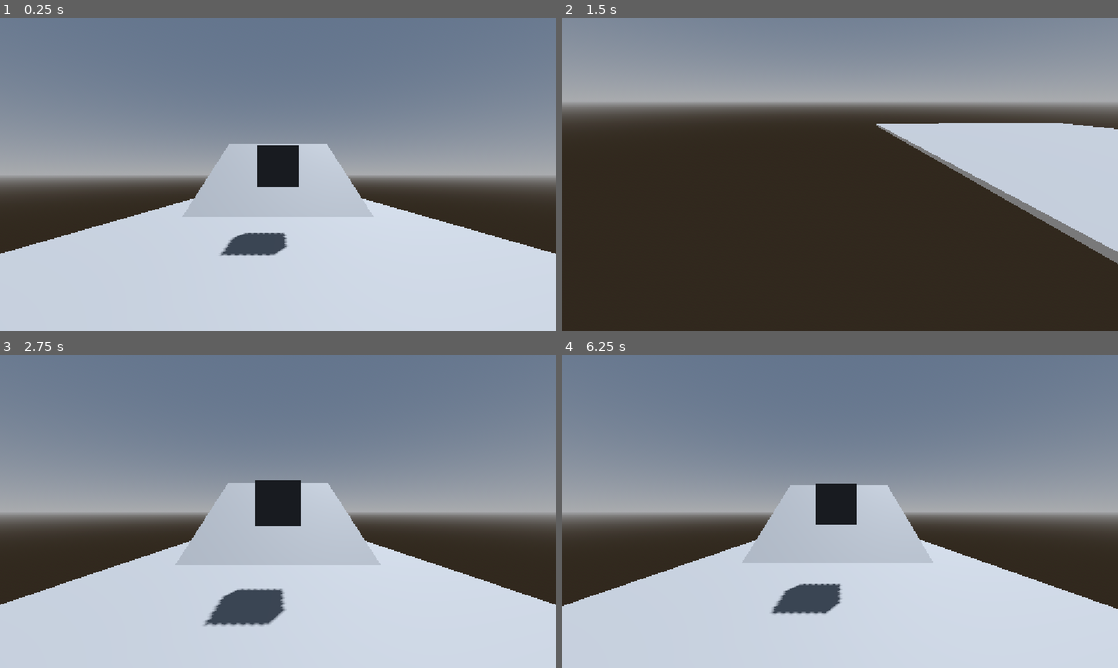
Above: before the commit, frames 1-4 (two rows, left to right).
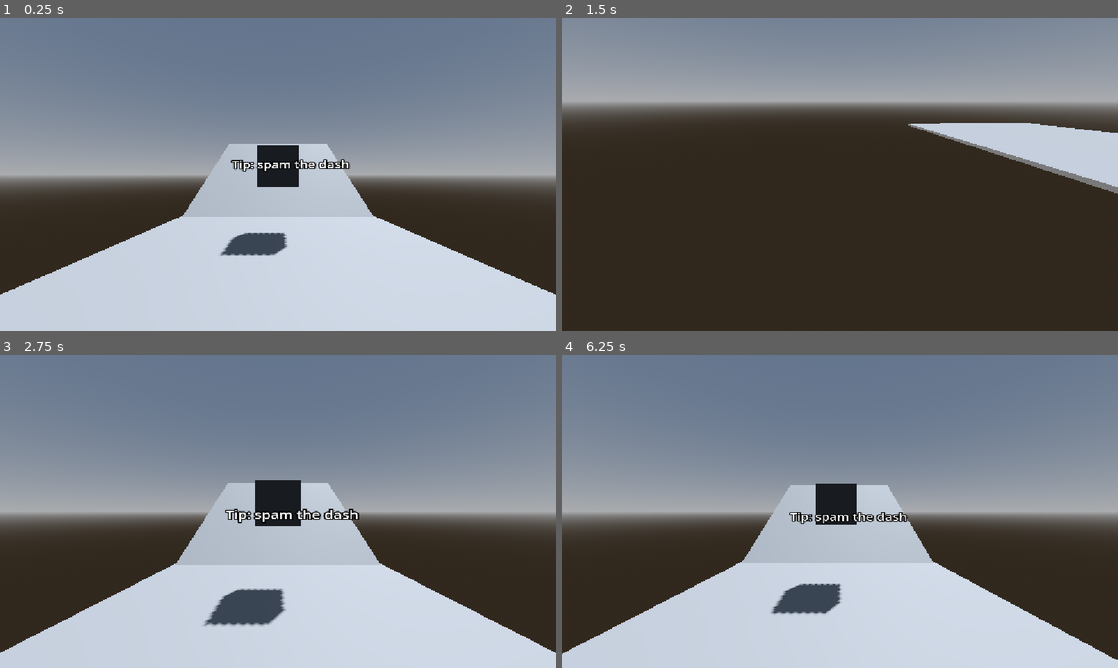
Above: after the commit, the same moments.

Repository: angrypig555/haven-game-2026
Game: Godot game, scene res://scenes/level3.tscn
Two runs of this game, one before a commit and one after it. Both use one fixed random seed, a clock stepped at 60 frames per second and the inputs below. This scene is started directly instead of the project's main scene.
Inputs (mouse positions are in pixels of both pictures, inside the frame that each line leads up to):
- Up to frame 1 (0.25 s): no input
- Up to frame 2 (1.5 s): tap Enter (ui_accept) at 0.5, 0.77 s; move the mouse to (962, 158) at 0.52 s; hold D (right_strafe) 0.53-1.28 s; tap Shift (dash) at 0.6, 1.35 s; click (962, 158) at 0.67 s; move the mouse to (812, 174) at 1.27 s; hold W (forward) from 1.28 s (still down)
- Up to frame 3 (2.75 s): keep holding W (forward); tap Enter (ui_accept) at 1.52 s; move the mouse to (289, 505) at 2.02 s; tap Shift (dash) at 2.1 s
- Up to frame 4 (6.25 s): move the mouse to (834, 517) at 2.77 s; tap Shift (dash) every 0.75 s from 2.85 to 5.85 s; tap Enter (ui_accept) at 3.02, 3.77, 4.52, 5, 6.02 s; move the mouse to (878, 514) at 3.52 s; move the mouse to (795, 508) at 4.27 s; move the mouse to (845, 511) at 5.02 s; move the mouse to (817, 505) at 5.77 s; release W (forward) at 5.78 s; hold D (right_strafe) from 5.78 s (still down)

The runs differ from the first frame. In frame 1, 6.3% of the frame differs, in the area x 0-100%, y 45-89%; in frame 2, 6.2%; in frame 3, 7.4%; in frame 4, 7.6%, in the area x 0-100%, y 50-98%.

Commit message:
ashdhahs

Diff:
--- /dev/null
+++ b/haven-2026/level4.tscn
@@ -0,0 +1,227 @@
+[gd_scene format=3 uid="uid://c2u2n03r4wo6v"]
+
+[ext_resource type="PackedScene" uid="uid://ceej0xbq7qsqx" path="res://scenes/player.tscn" id="1_7ln0b"]
+[ext_resource type="PackedScene" uid="uid://pxuus3v22yxr" path="res://scenes/box.tscn" id="2_gmhuy"]
+
+[sub_resource type="PlaneMesh" id="PlaneMesh_g1tnb"]
+
+[sub_resource type="ConcavePolygonShape3D" id="ConcavePolygonShape3D_pklw6"]
+data = PackedVector3Array(1, 0, 1, -1, 0, 1, 1, 0, -1, -1, 0, 1, -1, 0, -1, 1, 0, -1)
+
+[sub_resource type="GDScript" id="GDScript_bp1i4"]
+script/source = "extends Node3D
+@onready var player = get_node(\"../CharacterBody3D\")
+
+# Called when the node enters the scene tree for the first time.
+func _ready() -> void:
+	pass # Replace with function body.
+
+
+# Called every frame. 'delta' is the elapsed time since the previous frame.
+func _process(delta: float) -> void:
+	pass
+
+
+func _on_area_3d_body_shape_entered(body_rid: RID, body: Node3D, body_shape_index: int, local_shape_index: int) -> void:
+	get_tree().reload_current_scene()
+"
+
+[sub_resource type="BoxShape3D" id="BoxShape3D_bvvno"]
+
+[sub_resource type="BoxMesh" id="BoxMesh_b4lsh"]
+
+[sub_resource type="ConcavePolygonShape3D" id="ConcavePolygonShape3D_yxclo"]
+data = PackedVector3Array(1, 0, 1, -1, 0, 1, 1, 0, -1, -1, 0, 1, -1, 0, -1, 1, 0, -1)
+
+[sub_resource type="BoxShape3D" id="BoxShape3D_7ln0b"]
+
+[sub_resource type="BoxMesh" id="BoxMesh_fx4lf"]
+
+[sub_resource type="StandardMaterial3D" id="StandardMaterial3D_sx4db"]
+albedo_color = Color(0, 0, 1, 1)
+
+[sub_resource type="GDScript" id="GDScript_7lf1v"]
+script/source = "extends MeshInstance3D
+
+
+# Called when the node enters the scene tree for the first time.
+func _ready() -> void:
+	pass # Replace with function body.
+
+
+# Called every frame. 'delta' is the elapsed time since the previous frame.
+func _process(delta: float) -> void:
+	pass
+
+
+
+
+func _on_area_3d_body_shape_entered(body_rid: RID, body: Node3D, body_shape_index: int, local_shape_index: int) -> void:
+	print(\"next level\")
+	get_tree().change_scene_to_file(\"res://scenes/level2.tscn\")
+"
+
+[sub_resource type="ConcavePolygonShape3D" id="ConcavePolygonShape3D_dguho"]
+data = PackedVector3Array(-0.5, 0.5, 0.5, 0.5, 0.5, 0.5, -0.5, -0.5, 0.5, 0.5, 0.5, 0.5, 0.5, -0.5, 0.5, -0.5, -0.5, 0.5, 0.5, 0.5, -0.5, -0.5, 0.5, -0.5, 0.5, -0.5, -0.5, -0.5, 0.5, -0.5, -0.5, -0.5, -0.5, 0.5, -0.5, -0.5, 0.5, 0.5, 0.5, 0.5, 0.5, -0.5, 0.5, -0.5, 0.5, 0.5, 0.5, -0.5, 0.5, -0.5, -0.5, 0.5, -0.5, 0.5, -0.5, 0.5, -0.5, -0.5, 0.5, 0.5, -0.5, -0.5, -0.5, -0.5, 0.5, 0.5, -0.5, -0.5, 0.5, -0.5, -0.5, -0.5, 0.5, 0.5, 0.5, -0.5, 0.5, 0.5, 0.5, 0.5, -0.5, -0.5, 0.5, 0.5, -0.5, 0.5, -0.5, 0.5, 0.5, -0.5, -0.5, -0.5, 0.5, 0.5, -0.5, 0.5, -0.5, -0.5, -0.5, 0.5, -0.5, 0.5, 0.5, -0.5, -0.5, -0.5, -0.5, -0.5)
+
+[sub_resource type="BoxShape3D" id="BoxShape3D_p2trt"]
+
+[sub_resource type="ProceduralSkyMaterial" id="ProceduralSkyMaterial_7ln0b"]
+sky_horizon_color = Color(0.66224277, 0.6717428, 0.6867428, 1)
+ground_horizon_color = Color(0.66224277, 0.6717428, 0.6867428, 1)
+
+[sub_resource type="Sky" id="Sky_m7ahb"]
+sky_material = SubResource("ProceduralSkyMaterial_7ln0b")
+
+[sub_resource type="Environment" id="Environment_gmhuy"]
+background_mode = 2
+sky = SubResource("Sky_m7ahb")
+glow_enabled = true
+
+[node name="Node3D" type="Node3D" unique_id=269122156]
+
+[node name="MeshInstance3D3" type="MeshInstance3D" parent="." unique_id=1307644259]
+transform = Transform3D(2.8278234, 0, 0, 0, 1, 0, 0, 0, 5.1967196, 0, 5.799674, -23.548529)
+mesh = SubResource("PlaneMesh_g1tnb")
+
+[node name="StaticBody3D" type="StaticBody3D" parent="MeshInstance3D3" unique_id=329361014]
+
+[node name="CollisionShape3D" type="CollisionShape3D" parent="MeshInstance3D3/StaticBody3D" unique_id=1627903110]
+shape = SubResource("ConcavePolygonShape3D_pklw6")
+
+[node name="oobhandler" type="Node3D" parent="MeshInstance3D3" unique_id=1535985154]
+transform = Transform3D(1, 0, 0, 0, 1, 0, 0, 0, 1, 0, -7.692173, -23.666458)
+script = SubResource("GDScript_bp1i4")
+
+[node name="Area3D" type="Area3D" parent="MeshInstance3D3/oobhandler" unique_id=976333781]
+
+[node name="CollisionShape3D" type="CollisionShape3D" parent="MeshInstance3D3/oobhandler/Area3D" unique_id=699903980]
+transform = Transform3D(51.843594, 0, 0, 0, 1, 0, 0, 0, 159.42442, 0, -5.292231, 0)
+shape = SubResource("BoxShape3D_bvvno")
+
+[node name="CharacterBody3D" parent="." unique_id=1440422813 instance=ExtResource("1_7ln0b")]
+transform = Transform3D(1, 0, 0, 0, 1, 0, 0, 0, 1, 0, 0.912001, 0)
+
+[node name="Box" parent="." unique_id=1108091245 instance=ExtResource("2_gmhuy")]
+transform = Transform3D(1, 0, 0, 0, 1, 0, 0, 0, 1, 0, 1.568073, -5.425291)
+mass = 2.5
+
+[node name="DirectionalLight3D" type="DirectionalLight3D" parent="." unique_id=663703944]
+transform = Transform3D(-0.8660254, -0.43301278, 0.25, 0, 0.49999997, 0.86602545, -0.50000006, 0.75, -0.43301266, 0, 0, 0)
+shadow_enabled = true
+
+[node name="MeshInstance3D4" type="MeshInstance3D" parent="." unique_id=353013288]
+transform = Transform3D(17.05706, 0, 0, 0, 0.09406763, 0, 0, 0, 31.040298, 0, -0.50518763, 0)
+mesh = SubResource("BoxMesh_b4lsh")
+
+[node name="StaticBody3D" type="StaticBody3D" parent="MeshInstance3D4" unique_id=432953563]
+transform = Transform3D(0.50486755, 0, 0, 0, 25.6, 0, 0, 0, 0.49983266, 0, 0, 1.4988282e-05)
+
+[node name="CollisionShape3D" type="CollisionShape3D" parent="MeshInstance3D4/StaticBody3D" unique_id=2019170299]
+shape = SubResource("ConcavePolygonShape3D_yxclo")
+
+[node name="MeshInstance3D6" type="MeshInstance3D" parent="." unique_id=504850465]
+transform = Transform3D(17.05706, 0, 0, 0, 2.4396484, 0, 0, 0, 2.049577, 0, 0.7511605, -15.899505)
+mesh = SubResource("BoxMesh_b4lsh")
+
+[node name="StaticBody3D" type="StaticBody3D" parent="MeshInstance3D6" unique_id=2002103232]
+transform = Transform3D(0.50486755, 0, 0, 0, 25.6, 0, 0, 0, 0.49983266, 0, 0, 1.4988282e-05)
+
+[node name="CollisionShape3D" type="CollisionShape3D" parent="MeshInstance3D6/StaticBody3D" unique_id=239193682]
+transform = Transform3D(1.956344, 0, 0, 0, -0.03909265, 0, 0, 0, 1.8892452, 0, 0, 0)
+shape = SubResource("BoxShape3D_7ln0b")
+
+[node name="MeshInstance3D8" type="MeshInstance3D" parent="." unique_id=840024817]
+transform = Transform3D(17.05706, 0, 0, 0, 2.4396484, 0, 0, 0, 2.049577, 0, 2.704238, -17.61392)
+mesh = SubResource("BoxMesh_b4lsh")
+
+[node name="StaticBody3D" type="StaticBody3D" parent="MeshInstance3D8" unique_id=1108275190]
+transform = Transform3D(0.50486755, 0, 0, 0, 25.6, 0, 0, 0, 0.49983266, 0, 0, 1.4988282e-05)
+
+[node name="CollisionShape3D" type="CollisionShape3D" parent="MeshInstance3D8/StaticBody3D" unique_id=2003606503]
+transform = Transform3D(1.956344, 0, 0, 0, -0.03909265, 0, 0, 0, 1.8892452, 0, 0, 0)
+shape = SubResource("BoxShape3D_7ln0b")
+
+[node name="MeshInstance3D11" type="MeshInstance3D" parent="." unique_id=1617233352]
+transform = Transform3D(17.05706, 0, 0, 0, 2.4396484, 0, 0, 0, 2.049577, -3.600447, 4.8391175, -17.61392)
+mesh = SubResource("BoxMesh_b4lsh")
+
+[node name="StaticBody3D" type="StaticBody3D" parent="MeshInstance3D11" unique_id=626673044]
+transform = Transform3D(0.50486755, 0, 0, 0, 25.6, 0, 0, 0, 0.49983266, 0, 0, 1.4988282e-05)
+
+[node name="CollisionShape3D" type="CollisionShape3D" parent="MeshInstance3D11/StaticBody3D" unique_id=1395105695]
+transform = Transform3D(1.956344, 0, 0, 0, -0.03909265, 0, 0, 0, 1.8892452, 0, 0, 0)
+shape = SubResource("BoxShape3D_7ln0b")
+
+[node name="MeshInstance3D5" type="MeshInstance3D" parent="." unique_id=1176778096]
+transform = Transform3D(-1.4512855e-07, -0.01692594, -7.421078, 2.6118501e-08, 0.054610565, -2.3000793, 3.3734937, -1.1509683e-09, -3.0144892e-07, -1.7264829, 0.8004781, -13.428516)
+mesh = SubResource("BoxMesh_b4lsh")
+
+[node name="StaticBody3D" type="StaticBody3D" parent="MeshInstance3D5" unique_id=778188458]
+transform = Transform3D(0.50486755, 0, 0, 0, 25.6, 0, 0, 0, 0.49983266, 0, 0, 1.4988282e-05)
+
+[node name="CollisionShape3D" type="CollisionShape3D" parent="MeshInstance3D5/StaticBody3D" unique_id=774950085]
+shape = SubResource("ConcavePolygonShape3D_yxclo")
+
+[node name="MeshInstance3D7" type="MeshInstance3D" parent="." unique_id=2122670790]
+transform = Transform3D(-1.4746011e-07, 0, -7.7693477, 0, 0.057173427, 0, 3.3734941, 0, -3.3960896e-07, 5.8532853, 1.9341972, -13.428516)
+mesh = SubResource("BoxMesh_b4lsh")
+
+[node name="StaticBody3D" type="StaticBody3D" parent="MeshInstance3D7" unique_id=2080275610]
+transform = Transform3D(0.50486755, 0, 0, 0, 25.6, 0, 0, 0, 0.49983266, 0, 0, 1.4988282e-05)
+
+[node name="CollisionShape3D" type="CollisionShape3D" parent="MeshInstance3D7/StaticBody3D" unique_id=394384407]
+shape = SubResource("ConcavePolygonShape3D_yxclo")
+
+[node name="MeshInstance3D9" type="MeshInstance3D" parent="." unique_id=1708642100]
+transform = Transform3D(-1.4979162e-07, 0.01667853, 7.0710907, 2.6118514e-08, 0.053812314, -2.1916046, -3.3734941, -3.2393863e-10, -3.309422e-07, -1.0139143, 2.84167, -16.646143)
+mesh = SubResource("BoxMesh_b4lsh")
+
+[node name="StaticBody3D" type="StaticBody3D" parent="MeshInstance3D9" unique_id=398783972]
+transform = Transform3D(0.50486755, 0, 0, 0, 25.6, 0, 0, 0, 0.49983266, 0, 0, 1.4988282e-05)
+
+[node name="CollisionShape3D" type="CollisionShape3D" parent="MeshInstance3D9/StaticBody3D" unique_id=810690668]
+shape = SubResource("ConcavePolygonShape3D_yxclo")
+
+[node name="MeshInstance3D10" type="MeshInstance3D" parent="." unique_id=76513998]
+transform = Transform3D(-1.474601e-07, 0, 7.769347, 0, 0.057173427, 0, -3.3734941, 0, -3.3960896e-07, -8.242284, 3.9328036, -16.646143)
+mesh = SubResource("BoxMesh_b4lsh")
+
+[node name="StaticBody3D" type="StaticBody3D" parent="MeshInstance3D10" unique_id=681002799]
+transform = Transform3D(0.50486755, 0, 0, 0, 25.6, 0, 0, 0, 0.49983266, 0, 0, 1.4988282e-05)
+
+[node name="CollisionShape3D" type="CollisionShape3D" parent="MeshInstance3D10/StaticBody3D" unique_id=1954197296]
+shape = SubResource("ConcavePolygonShape3D_yxclo")
+
+[node name="NextLevel" type="MeshInstance3D" parent="." unique_id=2099721137]
+transform = Transform3D(6.3554497, 0, 0, 0, 0.09672002, 0, 0, 0, 1.027231, 0.066226244, 5.810707, -25.98605)
+mesh = SubResource("BoxMesh_fx4lf")
+surface_material_override/0 = SubResource("StandardMaterial3D_sx4db")
+script = SubResource("GDScript_7lf1v")
+
+[node name="StaticBody3D" type="StaticBody3D" parent="NextLevel" unique_id=618324836]
+
+[node name="CollisionShape3D" type="CollisionShape3D" parent="NextLevel/StaticBody3D" unique_id=1778218075]
+shape = SubResource("ConcavePolygonShape3D_dguho")
+
+[node name="Area3D" type="Area3D" parent="NextLevel" unique_id=1886706741]
+
+[node name="CollisionShape3D" type="CollisionShape3D" parent="NextLevel/Area3D" unique_id=1487419973]
+transform = Transform3D(0.99999976, 0, 0, 0, 1.7420573, 0, 0, 0, 0.9999988, 0, 61.585945, 12.776459)
+shape = SubResource("BoxShape3D_p2trt")
+
+[node name="Label3D5" type="Label3D" parent="NextLevel/Area3D/CollisionShape3D" unique_id=587254224]
+transform = Transform3D(0.2670027, 0, -0.25660634, 0, 8.031205, 0, 0.06956581, 0, 0.98488843, 0.029547974, -65.812546, 9.06386)
+text = "Tip: be careful with this block.
+its very pushy.
+"
+
+[node name="WorldEnvironment" type="WorldEnvironment" parent="." unique_id=2146031313]
+environment = SubResource("Environment_gmhuy")
+
+[node name="DirectionalLight3D2" type="DirectionalLight3D" parent="." unique_id=1974429077]
+transform = Transform3D(-0.9978076, -0.055941734, 0.0353626, 0, -0.5343276, -0.8452775, -0.0661815, 0.8434243, -0.5331561, 0, 0.7511605, 3.7856455)
+shadow_enabled = true
+
+[connection signal="body_shape_entered" from="MeshInstance3D3/oobhandler/Area3D" to="MeshInstance3D3/oobhandler" method="_on_area_3d_body_shape_entered"]
+[connection signal="body_shape_entered" from="NextLevel/Area3D" to="NextLevel" method="_on_area_3d_body_shape_entered"]
--- a/haven-2026/scenes/level3.tscn
+++ b/haven-2026/scenes/level3.tscn
@@ -111,7 +111,7 @@
 shadow_enabled = true
 
 [node name="MeshInstance3D4" type="MeshInstance3D" parent="." unique_id=977215769]
-transform = Transform3D(10.769037, 0, 0, 0, 0.09406763, 0, 0, 0, 31.040298, 0, -0.50518763, 0)
+transform = Transform3D(7.103637, 0, 0, 0, 0.09406763, 0, 0, 0, 31.040298, 0, -0.50518763, 0)
 mesh = SubResource("BoxMesh_yesqi")
 
 [node name="StaticBody3D" type="StaticBody3D" parent="MeshInstance3D4" unique_id=2102094536]
@@ -147,5 +147,9 @@
 transform = Transform3D(0.99999976, 0, 0, 0, 1.7420572, 0, 0, 0, 0.9999991, 0, 1.6223989, 0)
 shape = SubResource("BoxShape3D_b72m1")
 
+[node name="Label3D5" type="Label3D" parent="NextLevel/Area3D/CollisionShape3D" unique_id=444992102]
+transform = Transform3D(0.2670027, 0, -0.25660634, 0, 8.031205, 0, 0.0695658, 0, 0.9848884, 0.029547974, 6.945981, 32.838825)
+text = "Tip: spam the dash"
+
 [connection signal="body_shape_entered" from="MeshInstance3D3/oobhandler/Area3D" to="MeshInstance3D3/oobhandler" method="_on_area_3d_body_shape_entered"]
 [connection signal="body_shape_entered" from="NextLevel/Area3D" to="NextLevel" method="_on_area_3d_body_shape_entered"]
